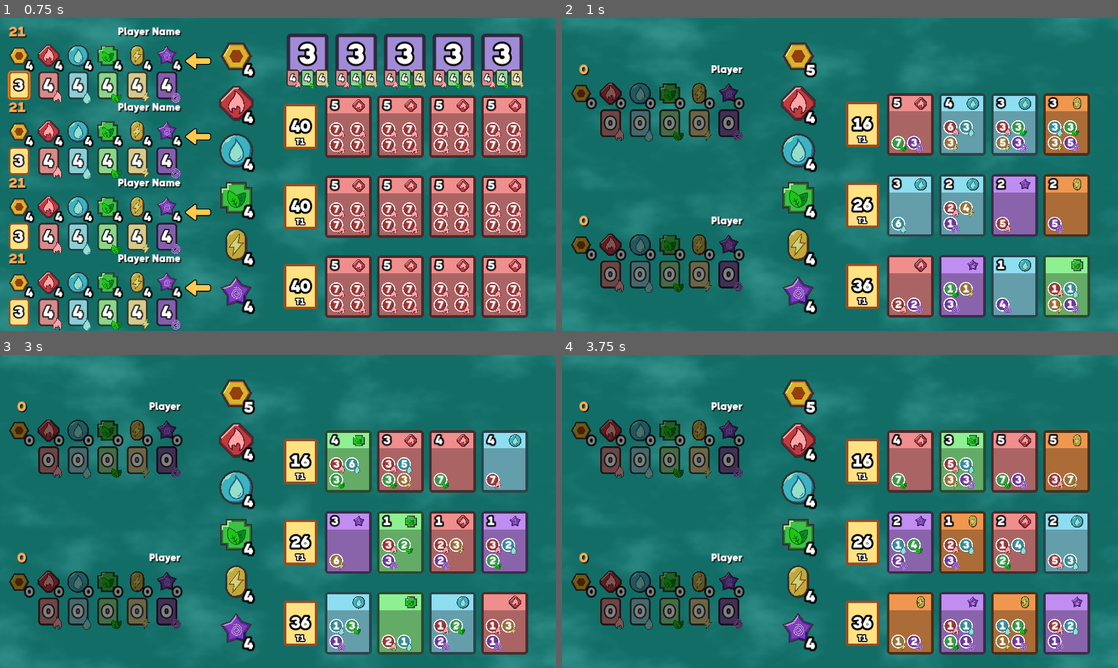
Above: before the commit, frames 1-4 (two rows, left to right).
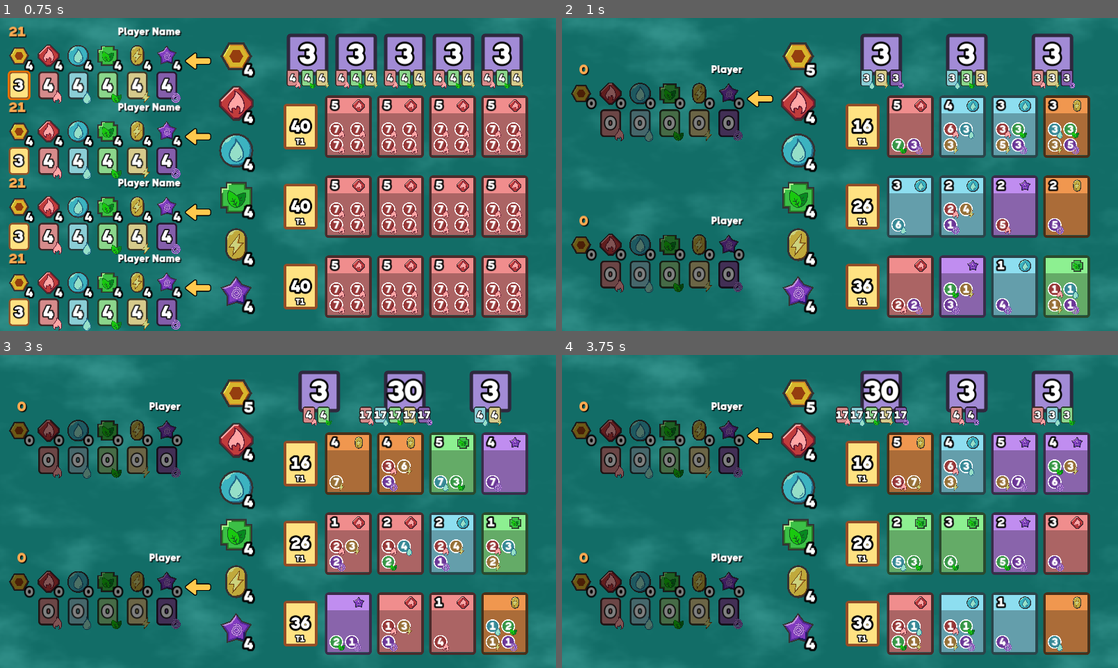
Above: after the commit, the same moments.

Repository: ShinyDeagle/Glid
Game: Godot game, scene res://Scenes/Main.tscn
Same seed, same stepped clock (60 frames per second), same inputs: the game is played once before the commit and once after it.
Inputs (mouse positions are in pixels of both pictures, inside the frame that each line leads up to):
- Up to frame 1 (0.75 s): click (16, 86) at 0.52 s
- Up to frame 2 (1 s): no input
- Up to frame 3 (3 s): click (16, 461) at 1.27 s; click (16, 461) at 2.02 s; tap Enter at 2.75 s; move the mouse to (400, 495) at 2.77 s; tap Backspace at 2.85 s; click (400, 495) at 2.92 s
- Up to frame 4 (3.75 s): tap Space at 3.02, 3.5 s; move the mouse to (728, 527) at 3.52 s; tap Backspace at 3.6 s; click (728, 527) at 3.67 s

Frame 1 is identical in both runs. In frame 2, 9.7% of the frame differs, in the area x 33-95%, y 4-96%; in frame 3, 24%; in frame 4, 24%.
Error in both runs: Invalid access to property or key 'deck' on a base object of type 'Nil'. (res://Scripts/Game/GamePlayer.gd:149)

Commit message:
Added Nobles

Diff:
--- a/Scenes/Game/Noble.tscn
+++ b/Scenes/Game/Noble.tscn
@@ -1,5 +1,6 @@
-[gd_scene load_steps=10 format=3 uid="uid://bu5vx07jckqdc"]
+[gd_scene load_steps=11 format=3 uid="uid://bu5vx07jckqdc"]
 
+[ext_resource type="Script" path="res://Scripts/Game/Noble.gd" id="1_4rfwa"]
 [ext_resource type="FontFile" uid="uid://ck4gjxb2nutq2" path="res://Assets/Fonts/Thiccboi/THICCCBOI-ThicccAF.ttf" id="1_61q6k"]
 [ext_resource type="PackedScene" uid="uid://bew3ff5wx01el" path="res://Scenes/Game/Stash/Stash_Fire.tscn" id="2_mouv4"]
 [ext_resource type="PackedScene" uid="uid://dtkgss3mesmkp" path="res://Scenes/Game/Stash/Stash_Grass.tscn" id="3_124nf"]
@@ -65,6 +66,7 @@
 layout_mode = 3
 anchors_preset = 0
 size_flags_horizontal = 3
+script = ExtResource("1_4rfwa")
 
 [node name="Rotator" type="Control" parent="."]
 unique_name_in_owner = true
@@ -164,6 +166,7 @@
 offset_bottom = 48.0
 grow_horizontal = 2
 grow_vertical = 2
+focus_mode = 0
 theme_override_styles/disabled = SubResource("StyleBoxFlat_8w0g0")
 theme_override_styles/hover = SubResource("StyleBoxFlat_qv7bu")
 theme_override_styles/pressed = SubResource("StyleBoxFlat_8gtw1")
--- a/Scenes/Game/Session.gd
+++ b/Scenes/Game/Session.gd
@@ -21,9 +21,11 @@
 
 	current_player = ordered_players[current_index]
 
+	var index : int = 0
 	for arrow : TextureRect in %Arrows.get_children().duplicate():
-		var show_arrow : bool = int(str(arrow.name)) - 1 == current_index
+		var show_arrow : bool = index == current_index
 		arrow.visibility_layer = 0 if not show_arrow else 1
+		index += 1
 
 func _ready() -> void:
 	%Gem_Fire.get_node("%Button").mouse_entered.connect(_hover_enter_gem.bind("Fire"))
@@ -91,6 +93,7 @@
 			_on_end_turn()
 
 const MAX_CARDS_PER_TIER : int = 4
+const NOBLES_PER_GAME : int = 3
 func setup() -> void:
 	Utils.free_children(%Nobles, true)
 	Utils.free_children(%Tier_1, true)
@@ -139,6 +142,20 @@
 		add_new_card(2, i)
 		add_new_card(3, i)
 
+	var nobles : Array[NobleData] = NobleData.all_nobles.duplicate()
+	nobles.shuffle()
+
+	nobles = nobles.slice(0, NOBLES_PER_GAME)
+
+	for noble_data : NobleData in nobles:
+		var noble : Noble = AssetLoader.get_noble()
+		%Nobles.add_child(noble)
+
+		noble.setup(noble_data)
+		noble.update()
+		noble.get_node("%Button").pressed.connect(_on_select_noble.bind(noble))
+		noble.size_flags_horizontal = Control.SIZE_EXPAND_FILL
+
 	_next_player()
 	update()
 
@@ -165,6 +182,17 @@
 		add_new_card(data.card_tier, index)
 
 	%Buy_Control.visible = false
+	_on_end_turn()
+
+func buy_noble(who: Player, what: Noble) -> void:
+	var success : bool = what.data.can_afford(who)
+	if not success:
+		return
+
+	who.points += what.data.noble_points
+	what.modulate = Color.WHITE.darkened(0.6)
+	what.get_node("%Button").visible = false
+
 	_on_end_turn()
 
 func erase_from_pool(card: Card) -> void:
@@ -233,9 +261,9 @@
 var psychic_gems : int = 4
 
 var spread_take : bool = false
-var first_take : String = ""
-var second_take : String = ""
+var takes : Array[String] = []
 var gems_taken : int = 0
+var bad_dip : bool = false
 const MAX_GEMS_PER_PLAYER : int = 10
 func _on_add_gem(type: String) -> void:
 	if gems_taken + current_player.get_gem_total() >= MAX_GEMS_PER_PLAYER:
@@ -244,28 +272,32 @@
 	if gems_taken >= 3:
 		return
 
-	if gems_taken == 1:
-		var double_dip : bool = false
-		match type:
-			"Fire":
-				double_dip = fire_taking >= 1 and fire_gems <= 2 and type == first_take
-			"Water":
-				double_dip = water_taking >= 1 and water_gems <= 2 and type == first_take
-			"Grass":
-				double_dip = grass_taking >= 1 and grass_gems <= 2 and type == first_take
-			"Electric":
-				double_dip = electric_taking >= 1 and electric_gems <= 2 and type == first_take
-			"Psychic":
-				double_dip = psychic_taking >= 1 and psychic_gems <= 2 and type == first_take
-
-		spread_take = not type == first_take
-		if not spread_take and double_dip:
-			return
+	match type:
+		"Fire":
+			bad_dip = fire_taking >= 1 and fire_gems <= 2 and takes.count(type) == 1
+		"Water":
+			bad_dip = water_taking >= 1 and water_gems <= 2 and takes.count(type) == 1
+		"Grass":
+			bad_dip = grass_taking >= 1 and grass_gems <= 2 and takes.count(type) == 1
+		"Electric":
+			bad_dip = electric_taking >= 1 and electric_gems <= 2 and takes.count(type) == 1
+		"Psychic":
+			bad_dip = psychic_taking >= 1 and psychic_gems <= 2 and takes.count(type) == 1
+
+	spread_take = not takes.any(func(take: String):
+		return takes.count(take) > 1)
+
+	if not spread_take or bad_dip:
+		return
+
+	if gems_taken == 2 and takes.any(func(take: String):
+		return takes.count(take) > 1):
+		return
 
 	if not spread_take and gems_taken == 2:
 		return
 	elif spread_take and gems_taken == 2:
-		if type == first_take or type == second_take:
+		if takes.count(type) > 0:
 			return
 
 	match type:
@@ -273,6 +305,7 @@
 			if fire_gems <= 0:
 				return
 
+			takes.append("Fire")
 			fire_taking += 1
 			fire_gems -= 1
 			%Gem_Fire.get_node("%Amount").text = str(fire_gems)
@@ -282,6 +315,7 @@
 			if water_gems <= 0:
 				return
 
+			takes.append("Water")
 			water_taking += 1
 			water_gems -= 1
 			%Gem_Water.get_node("%Amount").text = str(water_gems)
@@ -291,6 +325,7 @@
 			if grass_gems <= 0:
 				return
 
+			takes.append("Grass")
 			grass_taking += 1
 			grass_gems -= 1
 			%Gem_Grass.get_node("%Amount").text = str(grass_gems)
@@ -300,6 +335,7 @@
 			if electric_gems <= 0:
 				return
 
+			takes.append("Electric")
 			electric_taking += 1
 			electric_gems -= 1
 			%Gem_Electric.get_node("%Amount").text = str(electric_gems)
@@ -309,17 +345,13 @@
 			if psychic_gems <= 0:
 				return
 
+			takes.append("Psychic")
 			psychic_taking += 1
 			psychic_gems -= 1
 			%Gem_Psychic.get_node("%Amount").text = str(psychic_gems)
 			%Gem_Psychic.get_node("%Taking").text = "+" + str(psychic_taking)
 			%Gem_Psychic.get_node("%Taking").visible = psychic_taking > 0
 
-	if gems_taken == 0:
-		first_take = type
-	if gems_taken == 1:
-		second_take = type
-
 	gems_taken += 1
 
 func _on_putback_gem(type: String) -> void:
@@ -327,6 +359,8 @@
 		"Fire":
 			if fire_taking <= 0:
 				return
+
+			takes.erase("Fire")
 
 			fire_taking -= 1
 			fire_gems += 1
@@ -337,6 +371,8 @@
 			if water_taking <= 0:
 				return
 
+			takes.erase("Water")
+
 			water_taking -= 1
 			water_gems += 1
 			%Gem_Water.get_node("%Amount").text = str(water_gems)
@@ -346,6 +382,8 @@
 			if grass_taking <= 0:
 				return
 
+			takes.erase("Grass")
+
 			grass_taking -= 1
 			grass_gems += 1
 			%Gem_Grass.get_node("%Amount").text = str(grass_gems)
@@ -355,6 +393,8 @@
 			if electric_taking <= 0:
 				return
 
+			takes.erase("Electric")
+
 			electric_taking -= 1
 			electric_gems += 1
 			%Gem_Electric.get_node("%Amount").text = str(electric_gems)
@@ -364,6 +404,8 @@
 			if psychic_taking <= 0:
 				return
 
+			takes.erase("Psychic")
+
 			psychic_taking -= 1
 			psychic_gems += 1
 			%Gem_Psychic.get_node("%Amount").text = str(psychic_gems)
@@ -371,10 +413,6 @@
 			%Gem_Psychic.get_node("%Taking").visible = psychic_taking > 0
 
 	gems_taken -= 1
-	if gems_taken == 1:
-		second_take = ""
-	if gems_taken == 0:
-		first_take = ""
 
 var selected_card : Card = null
 var held_card : bool = false
@@ -386,6 +424,11 @@
 	if selected_card != null and selected_card == card:
 		_on_deselect()
 		return
+
+	if selected_card != null:
+		selected_card.get_node("%Button").set_pressed_no_signal(false)
+	if selected_noble != null:
+		selected_noble.get_node("%Button").set_pressed_no_signal(false)
 
 	held_card = held
 	%Buy_Control.visible = true
@@ -399,6 +442,28 @@
 		or held \
 		or current_player.get_gem_total() >= MAX_GEMS_PER_PLAYER
 
+var selected_noble : Noble = null
+func _on_select_noble(noble: Noble) -> void:
+	if noble == null:
+		return
+
+	if selected_noble != null and selected_noble == noble:
+		_on_deselect()
+		return
+
+	if selected_card != null:
+		selected_card.get_node("%Button").set_pressed_no_signal(false)
+	if selected_noble != null:
+		selected_noble.get_node("%Button").set_pressed_no_signal(false)
+
+	%Buy_Control.visible = true
+	%Buy_Control.global_position = noble.get_node("%Scaler").global_position
+	selected_noble = noble
+
+	var data : NobleData = selected_noble.data
+	%Buy.disabled = not data.can_afford(current_player)
+	%Hold.disabled = true
+
 func _on_buy() -> void:
 	if not selected_card:
 		return
@@ -408,6 +473,16 @@
 		return
 
 	buy_card(current_player, selected_card)
+
+func _on_sell() -> void:
+	if not selected_card:
+		return
+
+	var data : NobleData = selected_noble.data
+	if not data.can_afford(current_player):
+		return
+
+	buy_noble(current_player, selected_noble)
 
 func _on_hold() -> void:
 	if not selected_card and not selected_deck:
@@ -520,9 +595,9 @@
 	electric_taking = 0
 	psychic_taking = 0
 
-	first_take = ""
-	second_take = ""
 	spread_take = false
+	bad_dip = false
+	takes.clear()
 	gems_taken = 0
 
 	visual.update.emit()
--- a/Scripts/AssetLoader.gd
+++ b/Scripts/AssetLoader.gd
@@ -1,11 +1,15 @@
 extends Node
 
 const CARD : PackedScene = preload("res://Scenes/Game/Card.tscn")
+const NOBLE : PackedScene = preload("res://Scenes/Game/Noble.tscn")
 const PLAYER : PackedScene = preload("res://Scenes/Game/Player.tscn")
 const PLAYER_ARROW : PackedScene = preload("res://Scenes/Game/Player_Arrow.tscn")
 
 func get_card() -> Card:
 	return CARD.instantiate() as Card
+
+func get_noble() -> Noble:
+	return NOBLE.instantiate() as Noble
 
 const GEM : Dictionary = {
 	"Fire": preload("res://Scenes/Game/Gems/Gem_Fire.tscn"),
--- a/Scripts/Factory/CardData.gd
+++ b/Scripts/Factory/CardData.gd
@@ -11,14 +11,12 @@
 var card_psychic_cost : int = 0
 var card_points : int = 0
 
-var card_data : Array[String] = []
-
-const ROUTINE_DATABASE_PATH : String = "res://Data/Database_Player.tsv"
+const CARD_DATABASE_PATH : String = "res://Data/Database_Player.tsv"
 static var all_cards : Array[CardData] = []
 static var card_map : Dictionary = {}
 static var keys : Array[String] = []
 static func load_database() -> void:
-	var database_dir : FileAccess = FileAccess.open(ROUTINE_DATABASE_PATH, FileAccess.READ)
+	var database_dir : FileAccess = FileAccess.open(CARD_DATABASE_PATH, FileAccess.READ)
 	if not database_dir:
 		Main.inst().debug("Card Loader", "DATABASE DOES NOT EXIST", Main.DEBUG_LEVEL.ERROR)
 		assert(false)
--- /dev/null
+++ b/Scripts/Factory/NobleData.gd
@@ -0,0 +1,78 @@
+class_name NobleData
+extends FactoryItem
+
+var noble_id : int = 0
+var noble_fire_cost : int = 0
+var noble_water_cost : int = 0
+var noble_grass_cost : int = 0
+var noble_electric_cost : int = 0
+var noble_psychic_cost : int = 0
+var noble_points : int = 0
+
+const NOBLE_DATABASE_PATH : String = "res://Data/Database_Nobles.tsv"
+static var all_nobles : Array[NobleData] = []
+static var noble_map : Dictionary = {}
+static var keys : Array[String] = []
+static func load_database() -> void:
+	var database_dir : FileAccess = FileAccess.open(NOBLE_DATABASE_PATH, FileAccess.READ)
+	if not database_dir:
+		Main.inst().debug("Noble Loader", "DATABASE DOES NOT EXIST", Main.DEBUG_LEVEL.ERROR)
+		assert(false)
+
+	var database : String = database_dir.get_as_text(true)
+	database_dir.close()
+
+	var index : int = 0
+	for line in database.split("\n"):
+		line = line as String
+		var array : Array[String] = Utils.unpack_strings(line.split("	"))
+
+		if index < DATABASE_DUMMY_ROWS:
+			keys = array.duplicate()
+			index += 1
+			continue
+
+		var noble : NobleData = _generate(array)
+
+		all_nobles.append(noble)
+		noble_map[noble.noble_id] = noble
+
+		index += 1
+		Main.inst().debug("Noble Data", "Loaded Noble #" + str(index - DATABASE_DUMMY_ROWS) + " - " \
+			+ "ID: " + str(noble.noble_id), Main.DEBUG_LEVEL.DATA)
+	Main.inst().debug("Noble Data", "Loaded " + str(index - DATABASE_DUMMY_ROWS) \
+		+ " Nobles", Main.DEBUG_LEVEL.DATA)
+
+static func _generate(data: Array[String]) -> NobleData:
+	var noble : NobleData = NobleData.new()
+	noble.assign_data(data)
+	noble.set_keys(keys)
+
+	noble.noble_id = all_nobles.size()
+	noble.noble_fire_cost = noble.read_int("Fire", 0)
+	noble.noble_water_cost = noble.read_int("Water", 0)
+	noble.noble_grass_cost = noble.read_int("Grass", 0)
+	noble.noble_electric_cost = noble.read_int("Electric", 0)
+	noble.noble_psychic_cost = noble.read_int("Psychic", 0)
+	noble.noble_points = noble.read_int("Points", 0)
+
+	noble.release()
+
+	return noble
+
+func can_afford(who: Player) -> bool:
+	if who == null:
+		return false
+
+	var missing_fire : int = max(0, noble_fire_cost - who.fire_cards)
+	var missing_water : int = max(0, noble_water_cost - who.water_cards)
+	var missing_grass : int = max(0, noble_grass_cost - who.grass_cards)
+	var missing_electric : int = max(0, noble_electric_cost - who.electric_cards)
+	var missing_psychic : int = max(0, noble_psychic_cost - who.psychic_cards)
+	var missing : int =  missing_fire \
+		+ missing_water \
+		+ missing_grass \
+		+ missing_electric \
+		+ missing_psychic
+
+	return missing <= 0
--- /dev/null
+++ b/Scripts/Game/Noble.gd
@@ -0,0 +1,42 @@
+class_name Noble
+extends Control
+
+var data : NobleData = null
+
+func setup(_data: NobleData) -> void:
+	data = _data
+
+func update() -> void:
+	Utils.free_children(%Costs, true)
+	%Points.text = str(data.noble_points)
+	%Points.visible = data.noble_points > 0
+
+	if data.noble_fire_cost > 0:
+		var cost : Control = AssetLoader.GEM_STASH["Fire"].instantiate() as Control
+		%Costs.add_child(cost)
+
+		cost.get_node("%Amount").text = str(data.noble_fire_cost)
+
+	if data.noble_water_cost > 0:
+		var cost : Control = AssetLoader.GEM_STASH["Water"].instantiate() as Control
+		%Costs.add_child(cost)
+
+		cost.get_node("%Amount").text = str(data.noble_water_cost)
+
+	if data.noble_grass_cost > 0:
+		var cost : Control = AssetLoader.GEM_STASH["Grass"].instantiate() as Control
+		%Costs.add_child(cost)
+
+		cost.get_node("%Amount").text = str(data.noble_grass_cost)
+
+	if data.noble_electric_cost > 0:
+		var cost : Control = AssetLoader.GEM_STASH["Electric"].instantiate() as Control
+		%Costs.add_child(cost)
+
+		cost.get_node("%Amount").text = str(data.noble_electric_cost)
+
+	if data.noble_psychic_cost > 0:
+		var cost : Control = AssetLoader.GEM_STASH["Psychic"].instantiate() as Control
+		%Costs.add_child(cost)
+
+		cost.get_node("%Amount").text = str(data.noble_psychic_cost)
--- a/Scripts/Main.gd
+++ b/Scripts/Main.gd
@@ -27,6 +27,7 @@
 	await get_tree().create_timer(1.0, false).timeout
 
 	CardData.load_database()
+	NobleData.load_database()
 
 	print()
 	EventBus.on_game_load.emit()
Not shown, changed: Data/Database_Nobles.tsv
